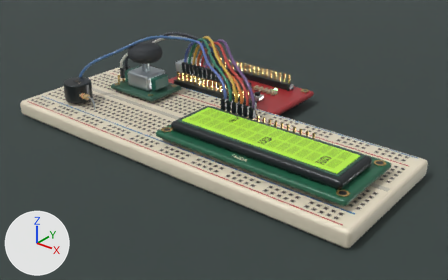
Before and after pictures for a commit that changed the Blender file hurdle-runner.blend.
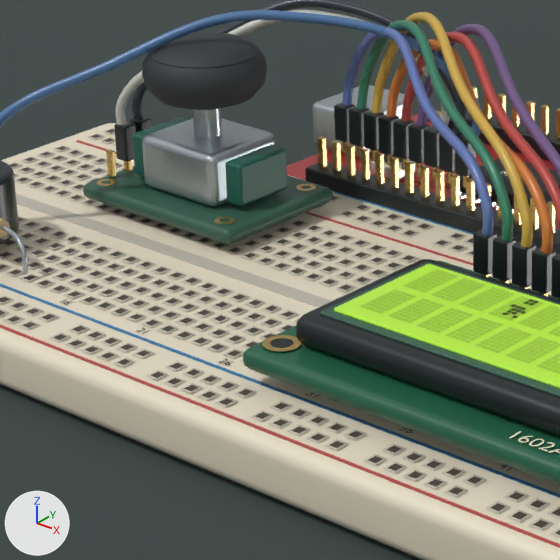
There are two pictures of each version: one whole from a 50 mm lens placed at (7.74, -8.99, 5.8), pointed at (0.19, 0.45, -0.05), one close up on the part from 20% to 55% of the width and 12% to 68% of the height. Lighting does not change. The marker at lower left points along +X, +Y and +Z. The first two pictures are the older version.

In view in the first close-up: '16 x 2 dot matrix', 'ABS carrier', 'Contact matrix | molded sockets', 'Flexible jumper 09', 'Gimbal cage', 'Input breakout', 'LCD PCB', 'Pin header shroud', 'Polarizer and LCD glass', 'Rubber thumb grip', 'Stamped steel bezel', 'Studio cyclorama' and 82 more.
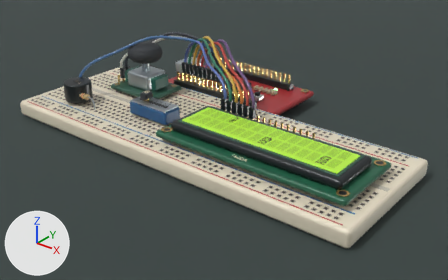
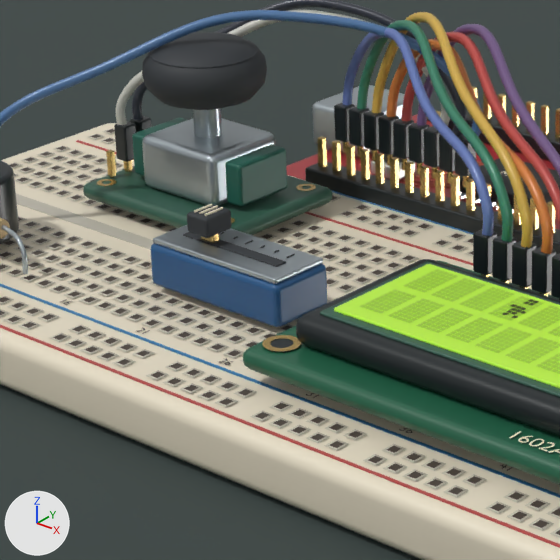
Where the change shows, as pixel boxes [x1, y1, x2, y2] in the close-ups (560 x 560 px):
'RV1 | resistive track housing', added (blue)
    after: [151, 243, 327, 327]
'RV1 | metal faceplate', added
    after: [153, 225, 323, 284]
'RV1 | thumb tab', added
    after: [187, 204, 231, 238]
'RV1 | travel slot', added
    after: [183, 232, 286, 267]
'RV1 | sliding wiper', added
    after: [201, 234, 219, 243]
'RV1 | grip rib', added
    after: [194, 204, 213, 213]
'RV1 | grip rib.001', added
    after: [199, 205, 218, 214]
'RV1 | grip rib.002', added
    after: [204, 207, 223, 216]

Diff of the bpy script that builds the scene:
```diff
--- a/hurdle-runner.blend.py
+++ b/hurdle-runner.blend.py
@@ ob_rv1___grip_rib_002 @@
+ob_rv1___grip_rib_002 = bpy.data.objects.new('RV1 | grip rib.002', me_cube_160)  # a box spanning x -0.007..0.007, y -0.075..0.075, z -0.006..0.006; in mat_silkscreen_ivory (pale yellow #eee4c8); modifiers BEVEL, WEIGHTED_NORMAL
+ob_rv1___grip_rib_002.parent = ob_rv1___sliding_wiper
+ob_rv1___grip_rib_002.location = (0.045, 0.0, 0.149)
@@ ob_rv1___sliding_wiper @@
+ob_rv1___sliding_wiper = bpy.data.objects.new('RV1 | sliding wiper', me_cube_156)  # a box spanning x -0.0525..0.0525, y -0.0325..0.0325, z -0.05..0.05; in mat_plated_contacts (orange #ccad69); modifiers BEVEL, WEIGHTED_NORMAL
+ob_rv1___sliding_wiper.parent = ob_09___lcd_contrast_potentiometer___motion
+ob_rv1___sliding_wiper.location = (-0.2, -0.025, 0.38)
@@ ob_09___lcd_contrast_potentiometer___motion @@
+ob_09___lcd_contrast_potentiometer___motion = bpy.data.objects.new('09 | LCD contrast potentiometer | motion', None)
+ob_09___lcd_contrast_potentiometer___motion.location = (-1.12, -0.3, 0.394)
@@ ob_rv1___grip_rib_001 @@
+ob_rv1___grip_rib_001 = bpy.data.objects.new('RV1 | grip rib.001', me_cube_160.copy())  # modifiers BEVEL, WEIGHTED_NORMAL
+ob_rv1___grip_rib_001.parent = ob_rv1___sliding_wiper
+ob_rv1___grip_rib_001.location = (0.0, 0.0, 0.149)
@@ ob_rv1___grip_rib @@
+ob_rv1___grip_rib = bpy.data.objects.new('RV1 | grip rib', me_cube_160.copy())  # modifiers BEVEL, WEIGHTED_NORMAL
+ob_rv1___grip_rib.parent = ob_rv1___sliding_wiper
+ob_rv1___grip_rib.location = (-0.045, 0.0, 0.149)
@@ ob_rv1___thumb_tab @@
+ob_rv1___thumb_tab = bpy.data.objects.new('RV1 | thumb tab', me_cube_157)  # a box spanning x -0.09..0.09, y -0.11..0.11, z -0.065..0.065; in mat_textured_thumb_grip (dark grey #303438); modifiers BEVEL, WEIGHTED_NORMAL
+ob_rv1___thumb_tab.parent = ob_rv1___sliding_wiper
+ob_rv1___thumb_tab.location = (0.0, 0.0, 0.078)
@@ ob_rv1___travel_slot @@
+ob_rv1___travel_slot = bpy.data.objects.new('RV1 | travel slot', me_cube_148)  # a box spanning x -0.395..0.395, y -0.042..0.042, z -0.006..0.006; in mat_textured_thumb_grip (dark grey #303438); modifiers BEVEL, WEIGHTED_NORMAL
+ob_rv1___travel_slot.parent = ob_09___lcd_contrast_potentiometer___motion
+ob_rv1___travel_slot.location = (0.0, -0.025, 0.329)
@@ ob_rv1___metal_faceplate @@
+ob_rv1___metal_faceplate = bpy.data.objects.new('RV1 | metal faceplate', me_cube_147)  # a box spanning x -0.515..0.515, y -0.21..0.21, z -0.018..0.018; in mat_brushed_steel (light grey #b8c2c7); modifiers BEVEL, WEIGHTED_NORMAL
+ob_rv1___metal_faceplate.parent = ob_09___lcd_contrast_potentiometer___motion
+ob_rv1___metal_faceplate.location = (0.0, 0.0, 0.307)
@@ ob_rv1___resistive_track_housing @@
+ob_rv1___resistive_track_housing = bpy.data.objects.new('RV1 | resistive track housing', me_cube)  # a box spanning x -0.54..0.54, y -0.23..0.23, z -0.14..0.14; in mat_rv1___blue_polymer (blue #265786); modifiers BEVEL, WEIGHTED_NORMAL
+ob_rv1___resistive_track_housing.parent = ob_09___lcd_contrast_potentiometer___motion
+ob_rv1___resistive_track_housing.location = (0.0, 0.0, 0.15)
```
